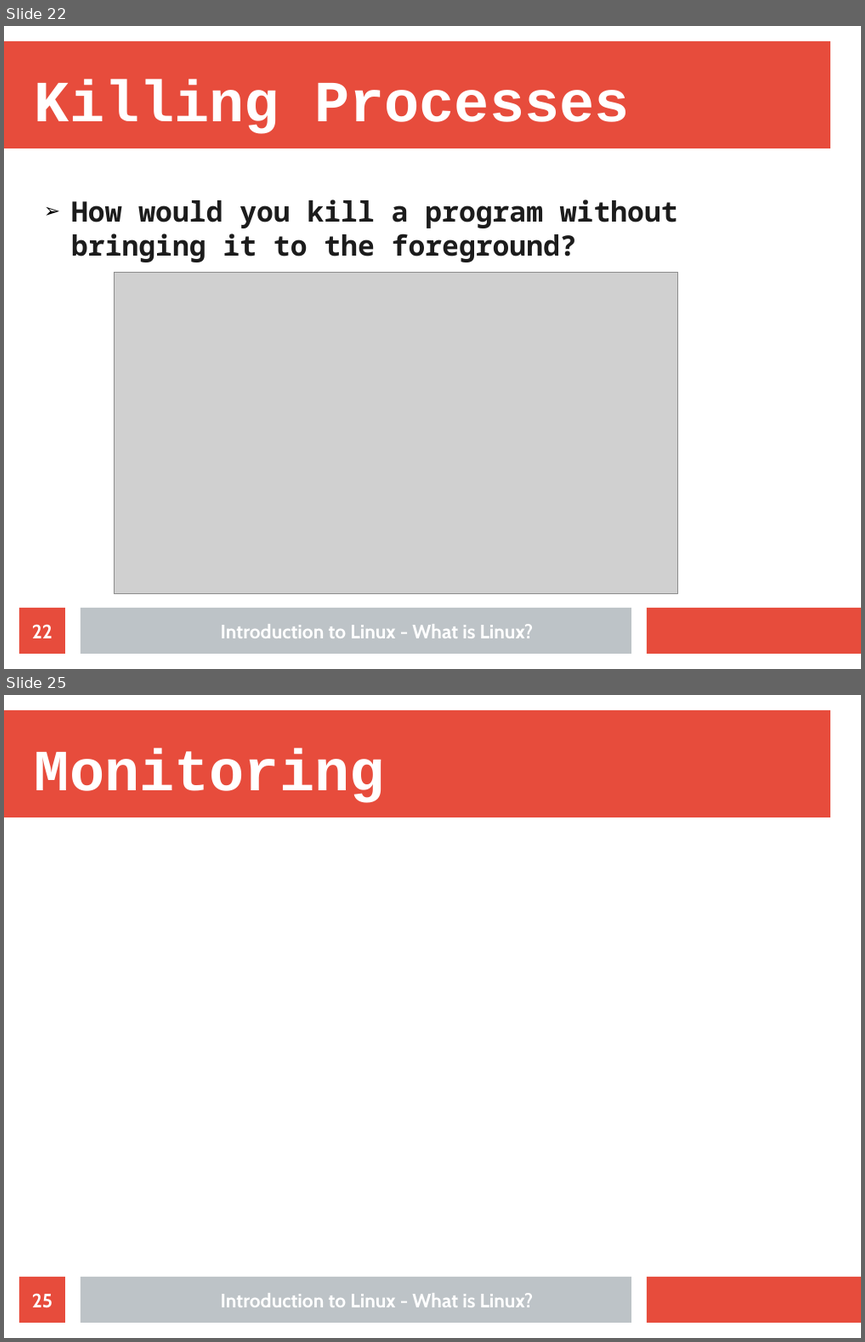
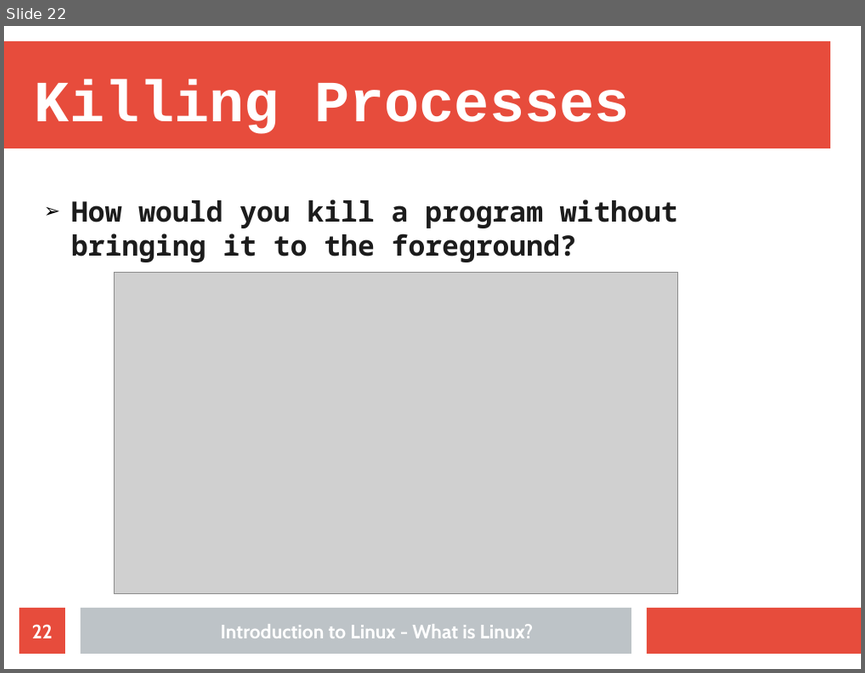
Before and after one commit to Nhlakanipho-Biyela/Intro_To_Linux_Course, a slide deck: Lecture_Slides/Lecture_4/ITL_Lecture_4_Processes.odp. Shown one above the other, each under a label of ours: slides 22 and 25 before the commit, slide 22 after it; the slides between them are not shown. The pictures are 865x1342 and 865x673 pixels, drawn with LibreOffice and Linux fonts; fonts in the diff are those of the drawing; grey boxes stand for pictures; background and template pictures are left out. Boxes give left, top, right and bottom in pixels: in the first picture for what was removed or moved away, otherwise in the second. Text is boxed around its words. In the diff, an @@ line names an element or a change of style, - is before the commit and + after.

Commit message:
adding ps

```diff
--- a/Lecture_Slides/Lecture_4/ITL_Lecture_4_Processes.odp
+++ b/Lecture_Slides/Lecture_4/ITL_Lecture_4_Processes.odp
@@ slide 25 removed at (x1=4, y1=695, x2=861, y2=1338), background #FFFFFF; not listed: 3 template elements that a slide beside it also shows @@
@@ title removed at (x1=35, y1=748, x2=385, y2=803) @@
-Monitoring
@@ page number removed at (x1=19, y1=1276, x2=65, y2=1322) @@
-25
@@ text removed at (x1=221, y1=1293, x2=534, y2=1307) @@
-Introduction to Linux - What is Linux?
```
Also in this commit, not shown: 2 slides changed.
